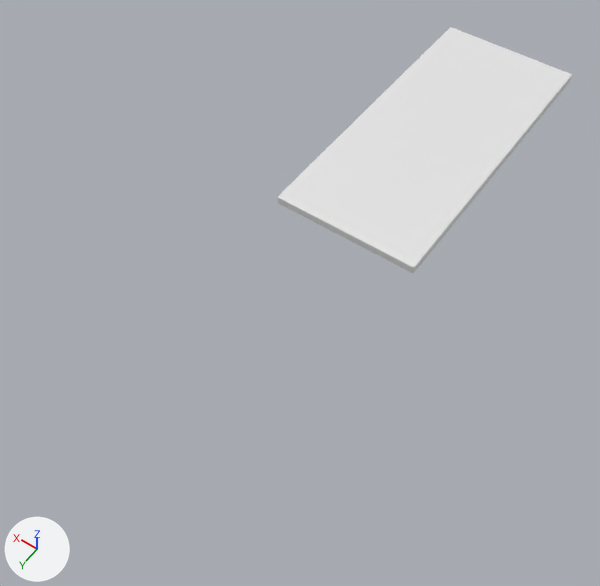
Renders of the Blender file Tombstone/Assets/3dmodels/tops/00top.blend from each side of a commit.
One viewpoint serves both versions: a 50 mm lens placed at (-1.59, 2.64, 3.43), pointed at (0.05, 0.33, -0.19). The axes (+X, +Y, +Z) are drawn at lower left. The lights are the same throughout.

The first picture shows '0'.
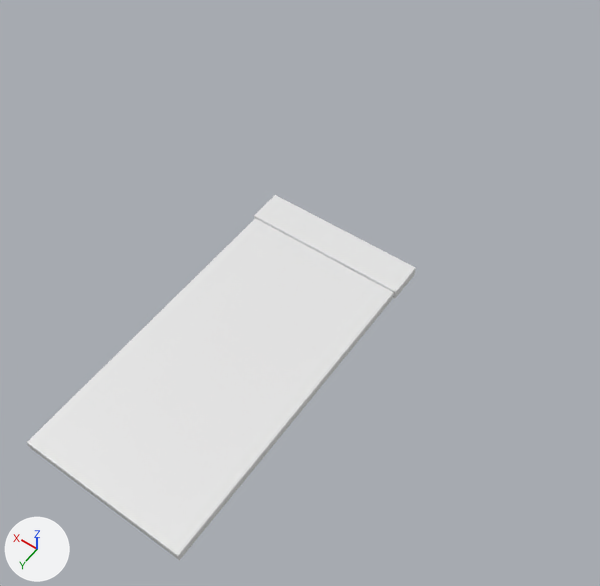
Where the change shows, as pixel boxes [x1, y1, x2, y2] in the pictures (600 x 586 px):
'0', mesh rescaled (24% wider, 39% taller)
    before: [277, 27, 572, 273]
    after: [27, 218, 394, 560]
'1', added
    after: [254, 195, 416, 299]

Edits to the bpy script that builds the scene:
```text
Change me_cube_003:
    where me_cube_003.from_pydata(...)  # 8 vertices, 6 faces; spans x -0.45..0.45, y -2.0..0.0, z 0.0..0.05
    used by ob_0; location = (0.0, 0.0, 0.0)
    me_cube_003 part 1: the whole mesh is scaled about its middle by (-1, -0.85, 1), then moved by (0.0, 2.05, 0.0)
Add me_cube_001:
    me_cube_001.from_pydata(...)  # a box spanning x -0.46..0.46, y 0.0..0.2, z 0.0..0.06
    me_cube_001.polygons.foreach_set('use_smooth', [True] * 6)
    me_cube_001.materials.append(mat_mat1)  # white #e7e7e7
Add ob_1:
    ob_1 = bpy.data.objects.new('1', me_cube_001)
    ob_1.location = (0.0, 0.0, 0.0)
    _m = ob_1.modifiers.new('Bevel', 'BEVEL')
    _m.width = 0.005
    _m.width_pct = 0.005
    _m.segments = 5
    _m.limit_method = 'WEIGHT'
    _m = ob_1.modifiers.new('EdgeSplit', 'EDGE_SPLIT')
```
